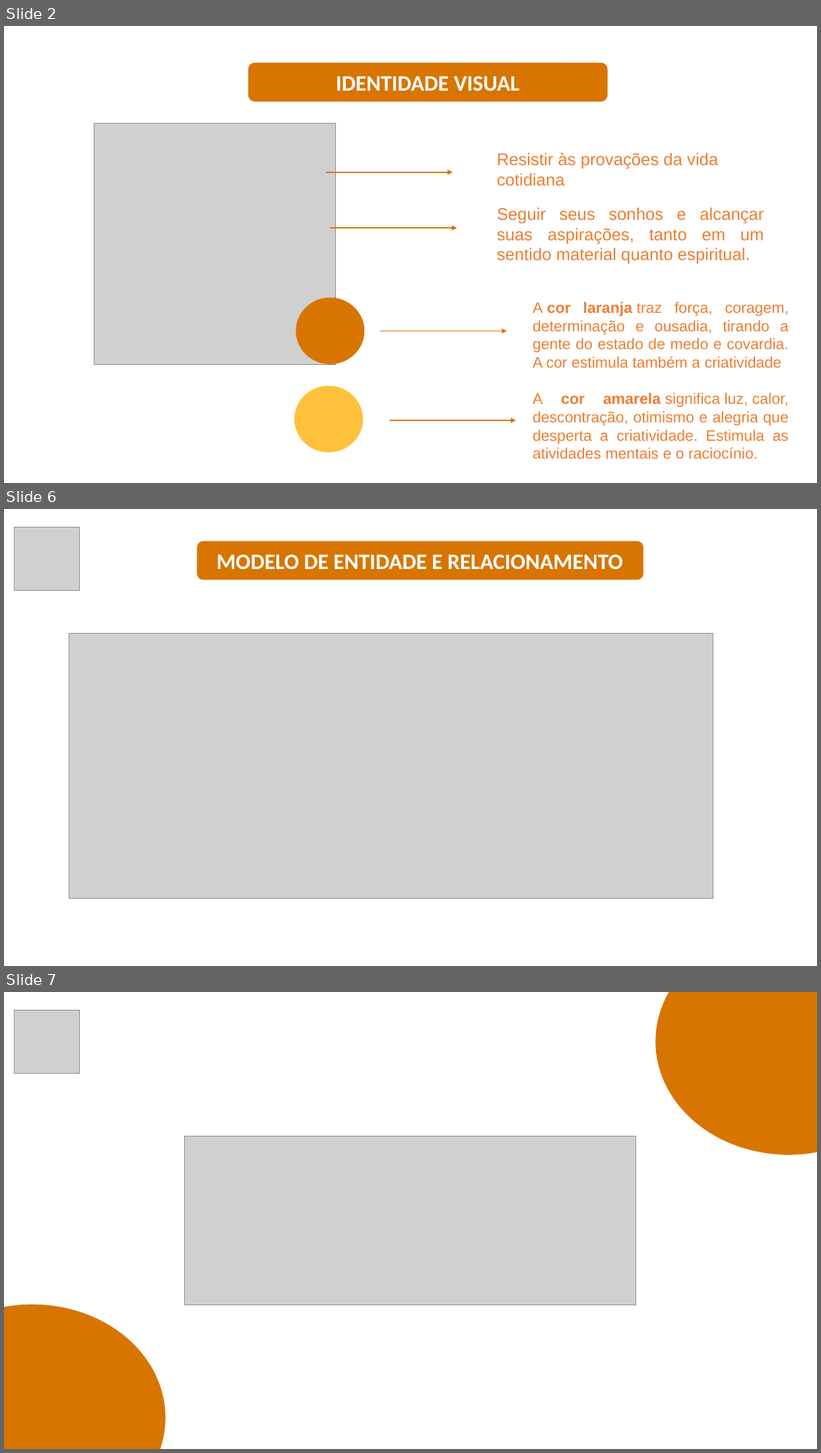
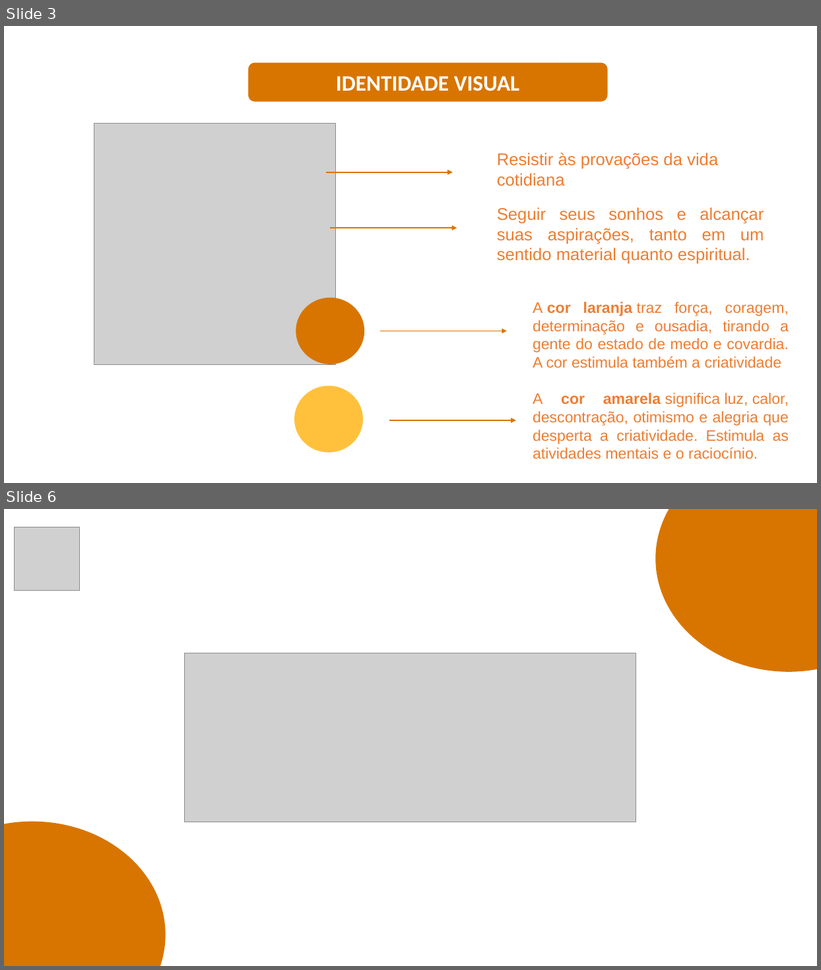
Before and after one commit to GiovannaMelo/YUUMI, a slide deck: Apresentacao/YUUMI.pptx. Shown one above the other, each under a label of ours: slides 2, 6 and 7 before the commit, slides 3 and 6 after it; the slides between them are not shown. The pictures are 821x1453 and 821x970 pixels, drawn with LibreOffice and Linux fonts; fonts in the diff are those of the drawing; grey boxes stand for pictures. Boxes give left, top, right and bottom in pixels: in the first picture for what was removed or moved away, otherwise in the second. Text is boxed around its words. In the diff, an @@ line names an element or a change of style, - is before the commit and + after.

```diff
--- a/Apresentacao/YUUMI.pptx
+++ b/Apresentacao/YUUMI.pptx
@@ slide 6 removed at (4, 509, 817, 966), background #FFFFFF @@
@@ picture removed at (15, 527, 81, 590) @@
@@ rounded rectangle removed at (197, 541, 644, 580) @@
-MODELO DE ENTIDADE E RELACIONAMENTO
@@ picture removed at (69, 634, 714, 899) @@
@@ what was slide 2 is now slide 3 @@
@@ what was slide 7 is now slide 6 @@
```
Also in this commit, not shown: 1 slide changed, 2 slides added, 1 other slide removed, 11 other files.
